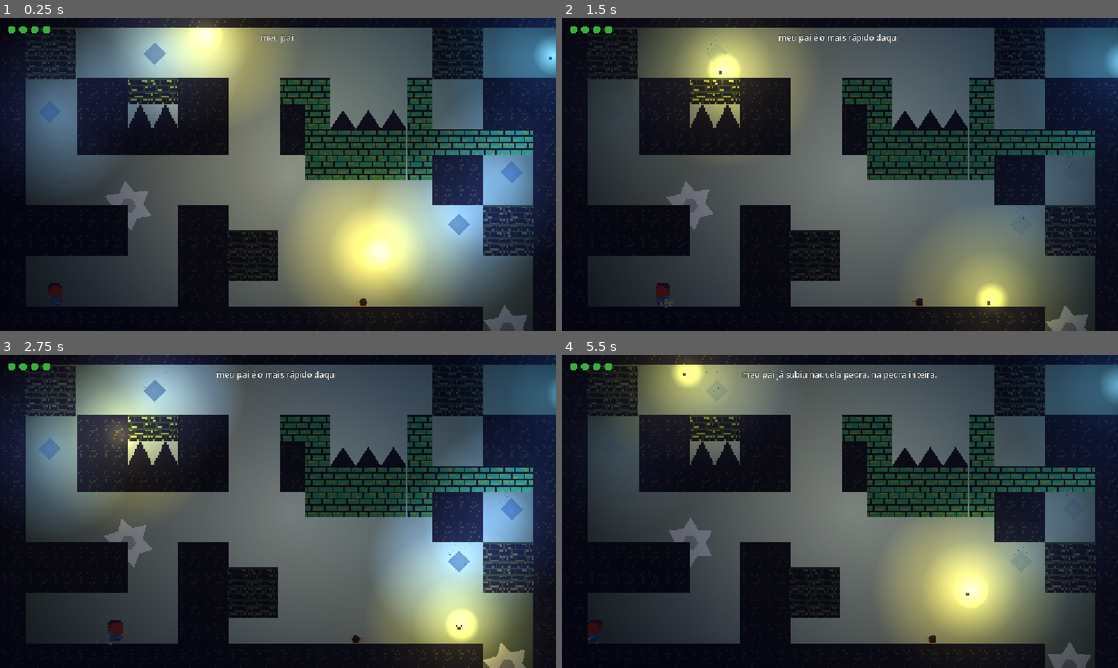
Above: before the commit, frames 1-4 (two rows, left to right).
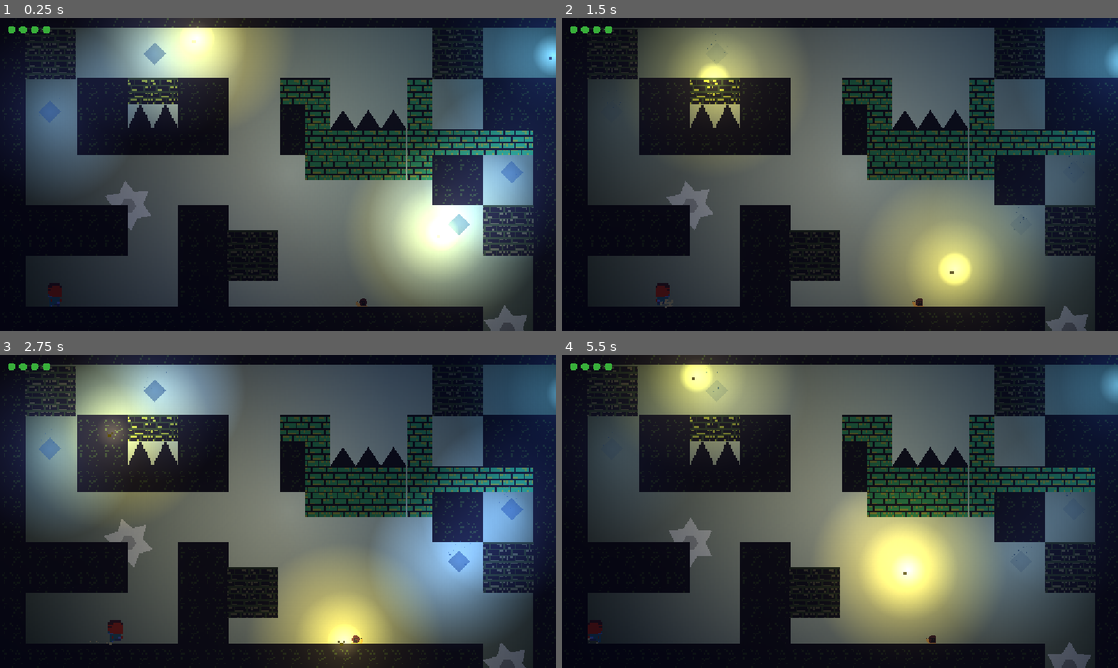
Above: after the commit, the same moments.

Repository: rafaeumesmo/ELLI-game
Game: Godot game, scene res://mapa_03.tscn
The game is run twice, just before and just after one commit, with the same random seed, the same clock (stepped at 60 frames per second) and the same inputs. This scene is started directly instead of the project's main scene.
Inputs (mouse positions are in pixels of both pictures, inside the frame that each line leads up to):
- Up to frame 1 (0.25 s): no input
- Up to frame 2 (1.5 s): move the mouse to (962, 158) at 0.52 s; hold D (move_right) 0.53-1.28 s; tap Shift (dash) at 0.6, 1.35 s; tap Space (jump) at 0.77 s; move the mouse to (728, 190) at 1.27 s; hold A (move_left) from 1.28 s (still down)
- Up to frame 3 (2.75 s): tap Space (jump) at 1.52 s; move the mouse to (333, 442) at 2.02 s; release A (move_left) at 2.03 s; hold D (move_right) from 2.03 s (still down); hold E (interagir) from 2.03 s (still down); tap Shift (dash) at 2.3 s
- Up to frame 4 (5.5 s): move the mouse to (812, 574) at 2.77 s; release E (interagir) at 2.78 s; tap K (shoot) at 2.85 s; tap Space (jump) at 3.02, 3.77, 4.52 s; tap Shift (dash) at 3.05, 3.6, 4.35, 5.3 s; move the mouse to (1006, 558) at 3.52 s; release D (move_right) at 3.53 s; hold A (move_left) from 3.53 s (still down); move the mouse to (673, 464) at 4.27 s; move the mouse to (867, 511) at 5.02 s; hold E (interagir) from 5.03 s (still down)

The runs differ from the first frame. In frame 1, 12% of the frame differs, in the area x 29-92%, y 2-93%; in frame 2, 10%; in frame 3, 14%; in frame 4, 16%, in the area x 19-88%, y 2-93%.

Commit message:
Migra CaracolBebe e CaracolMaeDash pro sistema de diálogo novo
- NPCInteract ganha abrir_sozinho (1a vez que o player chega perto) e
  desbloquear_dash (libera o dash ao fim da conversa), cobrindo o que o
  caracol.gd fazia com dialogo_auto_perto / ativa_dash.
- Falas do bebê em dialogues/caracol_bebe.tres (personagem Caracolzinho,
  bip mais agudo) e da mãe do dash em dialogues/caracol_mae_dash.tres.

Co-Authored-By: Claude Opus 5.5 <noreply@anthropic.com>

Diff:
--- a/Environment/CaracolBebe.tscn
+++ b/Environment/CaracolBebe.tscn
@@ -1,6 +1,9 @@
-[gd_scene load_steps=2 format=3]
+[gd_scene format=3]
 
 [ext_resource type="PackedScene" uid="uid://bqxr3n8yv6k2c" path="res://Environment/Caracol.tscn" id="1_base"]
+[ext_resource type="PackedScene" path="res://Environment/NPCInteract.tscn" id="2_npc"]
+[ext_resource type="Resource" path="res://dialogues/caracol_bebe.tres" id="3_dialogo"]
+[ext_resource type="Resource" path="res://dialogues/personagens/caracol_bebe.tres" id="4_personagem"]
 
 [node name="CaracolBebe" instance=ExtResource("1_base")]
 scale = Vector2(0.55, 0.55)
@@ -10,7 +13,8 @@
 distancia_encolher = 0.0
 morre_pisado = true
 texto_dica = ""
-frases_pai_vivo = Array[String](["meu pai é o mais rápido daqui.", "meu pai já subiu naquela pedra. na pedra inteira.", "meu pai não tem medo de nada.", "meu pai atravessou o jardim todo uma vez.", "meu pai carrega a casa dele e ainda me carrega.", "meu pai conhece todos os caminhos.", "meu pai fala com os grandes. tipo você.", "quando eu crescer eu vou ser igual ele.", "meu pai diz que a gente chega em qualquer lugar. só demora."])
-intervalo_pai_vivo = 3.0
-frases_pai_morto = Array[String](["pai! pai!", "pai, cadê você?", "paaaai!", "pai, para de brincar!", "pai, eu não tô achando você!", "pai, eu tô com medo!", "PAI!", "pai... responde."])
-intervalo_pai_morto = 2.0
+
+[node name="NPCInteract" parent="." instance=ExtResource("2_npc")]
+scale = Vector2(1.8181819, 1.8181819)
+dialogo = ExtResource("3_dialogo")
+personagem = ExtResource("4_personagem")
--- /dev/null
+++ b/Environment/CaracolMaeDash.tscn
@@ -0,0 +1,15 @@
+[gd_scene format=3]
+
+[ext_resource type="PackedScene" uid="uid://bqxr3n8yv6k2c" path="res://Environment/Caracol.tscn" id="1_base"]
+[ext_resource type="PackedScene" path="res://Environment/NPCInteract.tscn" id="2_npc"]
+[ext_resource type="Resource" path="res://dialogues/caracol_mae_dash.tres" id="3_dialogo"]
+[ext_resource type="Resource" path="res://dialogues/personagens/caracol_mae.tres" id="4_personagem"]
+
+[node name="CaracolMaeDash" instance=ExtResource("1_base")]
+texto_dica = ""
+
+[node name="NPCInteract" parent="." instance=ExtResource("2_npc")]
+abrir_sozinho = true
+desbloquear_dash = true
+dialogo = ExtResource("3_dialogo")
+personagem = ExtResource("4_personagem")
--- a/Environment/npc_interact.gd
+++ b/Environment/npc_interact.gd
@@ -13,12 +13,16 @@
 @export var pausar_npc: bool = true
 ## Altura do "!" acima do NPC, em px locais.
 @export var altura_indicador: float = 16.0
+## Abre a conversa sozinho na 1a vez que o player chega perto (depois só com E).
+@export var abrir_sozinho: bool = false
+## Libera o dash do player quando a conversa termina (ver player.desbloquear_dash).
+@export var desbloquear_dash: bool = false
 
 @onready var _indicador: Sprite2D = $Indicador
 
 var _player: Node2D
 var _tempo := 0.0
-var _npc_pausado: Node2D
+var _ja_conversou := false
 
 func _ready() -> void:
 	body_entered.connect(_on_body_entered)
@@ -35,6 +39,8 @@
 
 func _process(delta: float) -> void:
 	_tempo += delta
+	if abrir_sozinho and not _ja_conversou and _pode_iniciar():
+		_iniciar()
 	_indicador.visible = _player != null and not DialogueManager.is_active
 	if _indicador.visible:
 		_indicador.position.y = -altura_indicador - (1.0 if fmod(_tempo, 0.8) < 0.4 else 0.0)
@@ -42,19 +48,33 @@
 func _unhandled_input(event: InputEvent) -> void:
 	if not event.is_action_pressed("interagir") or event.is_echo():
 		return
-	if _player == null or dialogo == null or DialogueManager.is_active:
-		return
-	if exigir_chao and _player is CharacterBody2D and not (_player as CharacterBody2D).is_on_floor():
+	if not _pode_iniciar():
 		return
 	get_viewport().set_input_as_handled()
+	_iniciar()
+
+func _pode_iniciar() -> bool:
+	if _player == null or dialogo == null or DialogueManager.is_active:
+		return false
+	return not (exigir_chao and _player is CharacterBody2D and not (_player as CharacterBody2D).is_on_floor())
+
+func _iniciar() -> void:
+	_ja_conversou = true
 	var npc := get_parent() as Node2D
 	var falantes := {}
 	if personagem != null and npc != null:
 		falantes[personagem.id] = npc
 	if pausar_npc and npc != null:
 		_pausar(npc, true)
-		DialogueManager.dialogue_finished.connect(func(_d: DialogueData) -> void: _pausar(npc, false), CONNECT_ONE_SHOT)
+	DialogueManager.dialogue_finished.connect(_on_dialogue_finished.bind(npc), CONNECT_ONE_SHOT)
 	DialogueManager.start(dialogo, falantes)
+
+func _on_dialogue_finished(_d: DialogueData, npc: Variant) -> void:
+	if pausar_npc and is_instance_valid(npc):
+		_pausar(npc, false)
+	var player := get_tree().get_first_node_in_group("player")
+	if desbloquear_dash and player != null and player.has_method("desbloquear_dash"):
+		player.desbloquear_dash()
 
 func _pausar(npc: Node2D, pausar: bool) -> void:
 	if not is_instance_valid(npc):
--- /dev/null
+++ b/dialogues/caracol_bebe.tres
@@ -0,0 +1,33 @@
+[gd_resource type="Resource" script_class="DialogueData" format=3]
+
+[ext_resource type="Script" path="res://UI/dialogo/dialogue_data.gd" id="1_data"]
+[ext_resource type="Script" path="res://UI/dialogo/dialogue_line.gd" id="2_line"]
+[ext_resource type="Resource" path="res://dialogues/personagens/caracol_bebe.tres" id="3_char"]
+
+[sub_resource type="Resource" id="Resource_fala1"]
+script = ExtResource("2_line")
+personagem = ExtResource("3_char")
+expressao = "surpreso"
+texto = "Você é novo!"
+
+[sub_resource type="Resource" id="Resource_fala2"]
+script = ExtResource("2_line")
+personagem = ExtResource("3_char")
+expressao = "neutro"
+texto = "Todo mundo aqui é novo, até parar de ser."
+
+[sub_resource type="Resource" id="Resource_fala3"]
+script = ExtResource("2_line")
+personagem = ExtResource("3_char")
+expressao = "neutro"
+texto = "Minha mãe falou com você?"
+
+[sub_resource type="Resource" id="Resource_fala4"]
+script = ExtResource("2_line")
+personagem = ExtResource("3_char")
+expressao = "feliz"
+texto = "Ela fala com todos."
+
+[resource]
+script = ExtResource("1_data")
+falas = Array[ExtResource("2_line")]([SubResource("Resource_fala1"), SubResource("Resource_fala2"), SubResource("Resource_fala3"), SubResource("Resource_fala4")])
--- /dev/null
+++ b/dialogues/caracol_mae_dash.tres
@@ -0,0 +1,39 @@
+[gd_resource type="Resource" script_class="DialogueData" format=3]
+
+[ext_resource type="Script" path="res://UI/dialogo/dialogue_data.gd" id="1_data"]
+[ext_resource type="Script" path="res://UI/dialogo/dialogue_line.gd" id="2_line"]
+[ext_resource type="Resource" path="res://dialogues/personagens/caracol_mae.tres" id="3_char"]
+
+[sub_resource type="Resource" id="Resource_fala1"]
+script = ExtResource("2_line")
+personagem = ExtResource("3_char")
+expressao = "neutro"
+texto = "Caracol não corre. Mas você não é caracol, né?"
+
+[sub_resource type="Resource" id="Resource_fala2"]
+script = ExtResource("2_line")
+personagem = ExtResource("3_char")
+expressao = "feliz"
+texto = "Você cresceu tanto…"
+
+[sub_resource type="Resource" id="Resource_fala3"]
+script = ExtResource("2_line")
+personagem = ExtResource("3_char")
+expressao = "neutro"
+texto = "Acho que já tá pronto."
+
+[sub_resource type="Resource" id="Resource_fala4"]
+script = ExtResource("2_line")
+personagem = ExtResource("3_char")
+expressao = "feliz"
+texto = "Vou melhorar seu avanço. Aperta Shift e experimenta"
+
+[sub_resource type="Resource" id="Resource_fala5"]
+script = ExtResource("2_line")
+personagem = ExtResource("3_char")
+expressao = "feliz"
+texto = "Pode ir com tudo naquela parede."
+
+[resource]
+script = ExtResource("1_data")
+falas = Array[ExtResource("2_line")]([SubResource("Resource_fala1"), SubResource("Resource_fala2"), SubResource("Resource_fala3"), SubResource("Resource_fala4"), SubResource("Resource_fala5")])
--- /dev/null
+++ b/dialogues/personagens/caracol_bebe.tres
@@ -0,0 +1,23 @@
+[gd_resource type="Resource" script_class="CharacterData" format=3]
+
+[ext_resource type="Script" path="res://UI/dialogo/character_data.gd" id="1_char"]
+[ext_resource type="Texture2D" path="res://assets/dialogo/retratos/caracol_neutro.png" id="2_neutro"]
+[ext_resource type="Texture2D" path="res://assets/dialogo/retratos/caracol_feliz.png" id="3_feliz"]
+[ext_resource type="Texture2D" path="res://assets/dialogo/retratos/caracol_surpreso.png" id="4_surpreso"]
+[ext_resource type="Texture2D" path="res://assets/dialogo/retratos/caracol_triste.png" id="5_triste"]
+[ext_resource type="AudioStream" path="res://assets/dialogo/sons/bip_caracol.wav" id="6_bip"]
+
+[resource]
+script = ExtResource("1_char")
+id = "caracol_bebe"
+nome = "Caracolzinho"
+retratos = Dictionary[String, Texture2D]({
+"feliz": ExtResource("3_feliz"),
+"neutro": ExtResource("2_neutro"),
+"surpreso": ExtResource("4_surpreso"),
+"triste": ExtResource("5_triste")
+})
+bip = ExtResource("6_bip")
+bip_pitch = 1.5
+letras_por_segundo = 40.0
+altura_cabeca = 8.0
